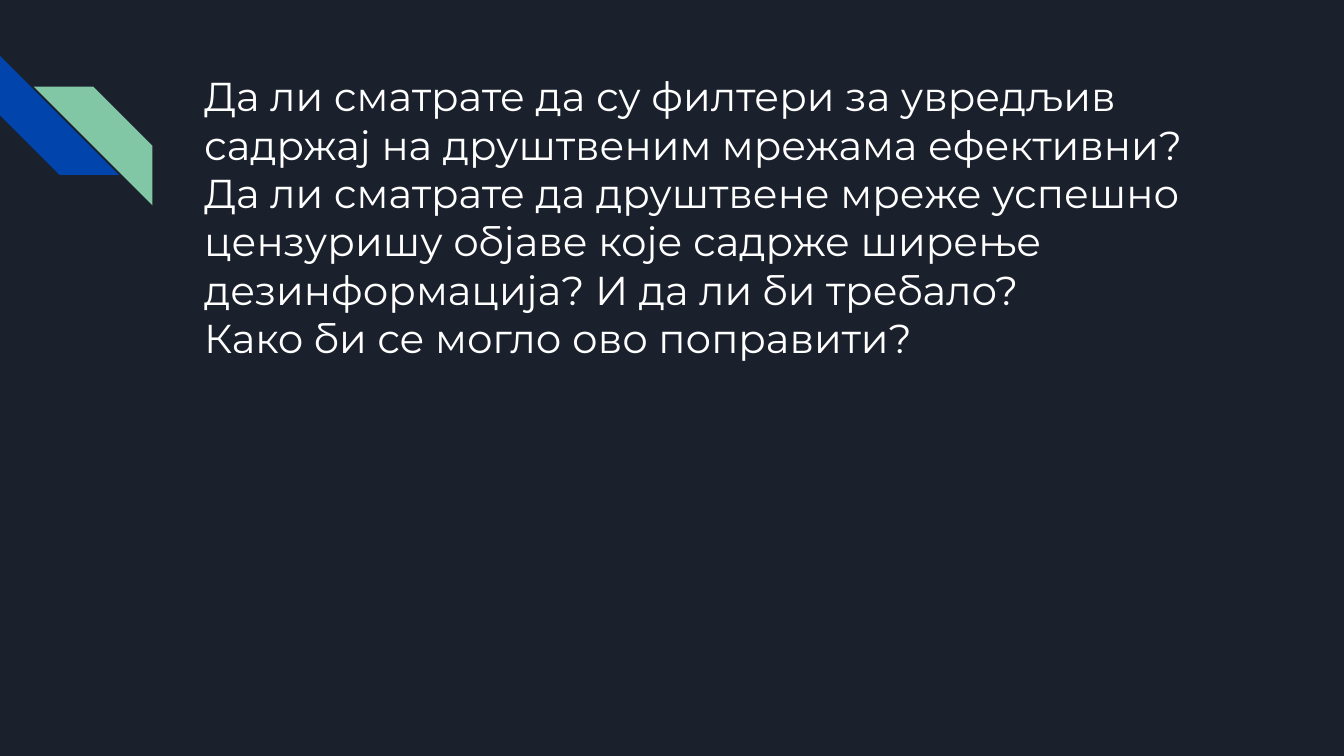
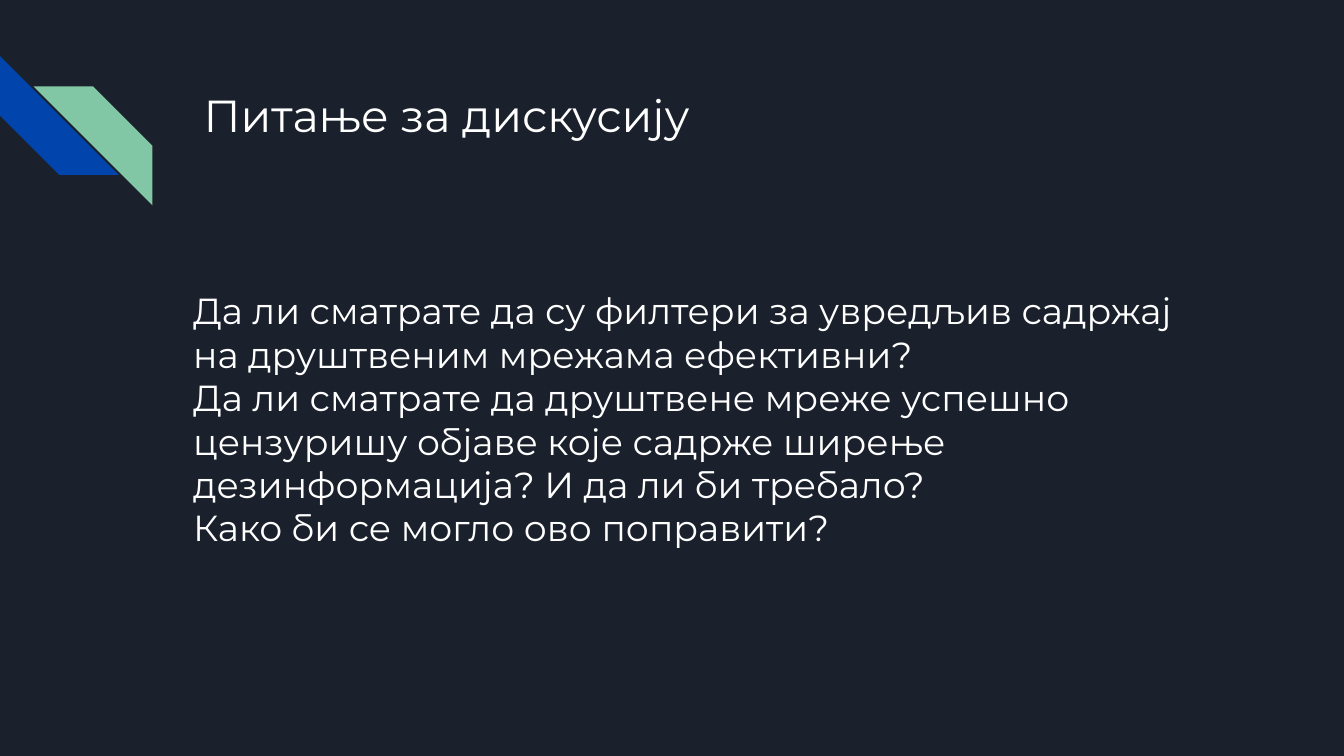
Before and after one commit to vukvuk21/RID, a slide deck: slide 12 of rid_2022_seminarski/mi18099_Andrijana_Aleksic/predavanje_1/slobodagovora.pptx (slide 11 before the commit). Drawn at 1344x756 pixels with LibreOffice and Linux fonts; fonts in the diff are those of the drawing. Boxes give left, top, right and bottom in pixels: in the first picture for what was removed or moved away, otherwise in the second. Text is boxed around its words. In the diff, an @@ line names an element or a change of style, - is before the commit and + after.

```diff
--- a/rid_2022_seminarski/mi18099_Andrijana_Aleksic/predavanje_1/slobodagovora.pptx
+++ b/rid_2022_seminarski/mi18099_Andrijana_Aleksic/predavanje_1/slobodagovora.pptx
@@ text added at <box>204,98,689,141</box>, 24 pt, text #FFFFFF @@
+Питање за дискусију
@@ text at <box>193,297,1172,548</box>: text changed; size 21.6 to 19.4 pt @@
-Да ли сматрате да су филтери за увредљив садржај на друштвеним мрежама ефективни?
-Да ли сматрате да друштвене мреже успешно цензуришу објаве које садрже ширење дезинформација? И да ли би требало?
-Како би се могло ово поправити?
+Да ли сматрате да су филтери за увредљив садржај на друштвеним мрежама ефективни?
+Да ли сматрате да друштвене мреже успешно цензуришу објаве које садрже ширење дезинформација? И да ли би требало?
+Како би се могло ово поправити?
```
Also in this commit, not shown: 10 other slides changed, 1 slide added, 4 other files.
